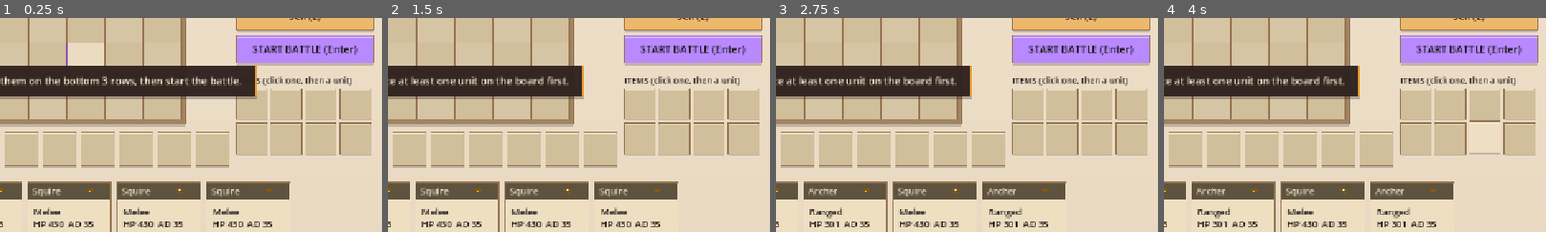
Above: before the commit, frames 1-4 (left to right).
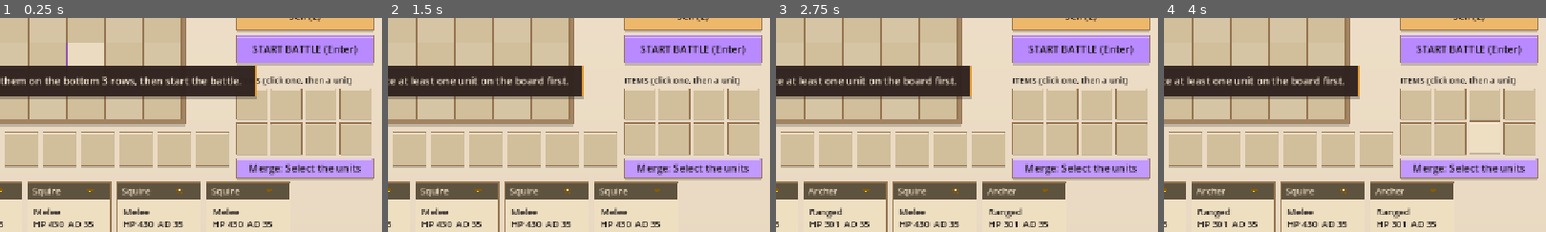
Above: after the commit, the same moments.

Repository: LionelBolling/Project-5
Game: Godot game, scene res://main.tscn
The game is run twice, just before and just after one commit, with the same random seed, the same clock (stepped at 60 frames per second) and the same inputs.
Inputs (mouse positions are % of the whole screen's width and height, from its top left):
- Up to frame 1 (0.25 s): no input
- Up to frame 2 (1.5 s): tap Enter at 0.5, 0.6 s; move the mouse to (72, 45) at 0.52 s; hold D 0.53-1.25 s; click (72, 45) at 0.67 s; tap Space at 0.77, 1.07, 1.25 s; tap E at 0.8 s; drag from (30, 55) to (45, 70) at 1.27 s
- Up to frame 3 (2.75 s): tap Enter at 2, 2.1 s; move the mouse to (60, 28) at 2.02 s; hold D from 2.03 s (still down); click (60, 28) at 2.17 s; tap E at 2.3 s
- Up to frame 4 (4 s): release D at 2.75 s; tap Space at 2.75, 3.77 s; drag from (45, 70) to (20, 35) at 2.77 s; move the mouse to (80, 65) at 3.52 s; tap E at 3.6 s; click (80, 65) at 3.67 s
The pictures show only the part of the screen within x 39-89%, y 35-85%; the shares and areas given below are measured in that part.

The runs differ from the first frame. In frame 1, 3.7% of the frame differs, in the area x 61-98%, y 65-76%; in frame 2, 3.7%; in frame 3, 3.7%; in frame 4, 3.7%.

Commit message:
Preview shop units and make merging optional

Diff:
--- a/docs/main.gd
+++ b/docs/main.gd
@@ -19,6 +19,11 @@
 const GUIDE_MODEL := Rect2(17, 317, 45, 58)
 const GUIDE_LINE := "Click a unit, then click a slot to move or swap it. Use the bottom three rows."
 const LOOT_WARNING_TIME := 0.9
+const MERGE_BUTTON := Rect2(900, 490, 230, 32)
+const MERGE_SELECT_PANEL := Rect2(430, 144, 420, 80)
+const MERGE_CONFIRM_PANEL := Rect2(430, 298, 420, 124)
+const MERGE_ACCEPT := Rect2(454, 376, 174, 32)
+const MERGE_CANCEL := Rect2(652, 376, 174, 32)
 const TIER_COL := [Color("8a7a5c"), Color("E69A2B"), Color("893BFF"), Color("D9381E"), Color("1A1617")]
 const DEFS := [["Squire",1,false],["Archer",1,true],["Knight",2,false],["Mage",2,true],
 	["Rogue",3,false],["Cleric",3,true],["Golem",4,false],["Witch",4,true],["Dragon",5,false],["Sage",5,true]]
@@ -180,6 +185,9 @@
 var sel = null
 var units := []
 var enemy_formation := []
+var selecting_merge := false
+var merge_locs := []
+var merge_hint := ""
 var texts := []
 var ctime := 0.0
 var qte = null
@@ -226,6 +234,9 @@
 	randomize()
 	hover_amounts[GUIDE_MODEL] = 0.0
 	hover_amounts[GUIDE_BUBBLE] = 0.0
+	hover_amounts[MERGE_BUTTON] = 0.0
+	hover_amounts[MERGE_ACCEPT] = 0.0
+	hover_amounts[MERGE_CANCEL] = 0.0
 	for i in 8:
 		bench.append(null)
 		hover_amounts[bench_rect(i)] = 0.0
@@ -381,12 +392,13 @@
 		var p = pool.pick_random()
 		shop.append({"n": p[0], "t": p[1], "r": p[2], "s": 1, "it": []})
 
-func start_prep():
+func start_prep(advance: bool):
 	if not locked:
 		roll_shop()
 		roll_item_shop()
 	locked = false
-	roll_enemy_formation()
+	if advance:
+		roll_enemy_formation()
 
 func loc_get(l):
 	if l[0] == "b": return bench[l[1]]
@@ -397,38 +409,48 @@
 	elif u == null: board.erase(l[1])
 	else: board[l[1]] = u
 
-func all_locs():
-	var a = []
-	for i in 8: a.append(["b", i])
-	for k in board.keys(): a.append(["g", k])
-	return a
-
-func merge():
-	var changed = true
-	while changed:
-		changed = false
-		var groups = {}
-		for l in all_locs():
-			var u = loc_get(l)
-			if u == null or u.s >= 3: continue
-			var key = u.n + str(u.s)
-			if not groups.has(key): groups[key] = []
-			groups[key].append(l)
-		for key in groups:
-			var ls = groups[key]
-			if ls.size() >= 3:
-				loc_get(ls[0]).s += 1
-				for j in [1, 2]:
-					for itn in loc_get(ls[j]).get("it", []):
-						if items_inv.size() < 8:
-							items_inv.append(itn)
-						else:
-							gold += 3
-					loc_set(ls[j], null)
-				sel = null
-				msg = "Star up!"
-				changed = true
-				break
+func set_merge_selection(active: bool):
+	selecting_merge = active
+	merge_locs.clear()
+	merge_hint = ""
+	if active:
+		sel = null
+		sel_item = -1
+
+func select_merge_unit(loc: Array):
+	var unit = loc_get(loc)
+	if unit == null:
+		return
+	if merge_locs.has(loc):
+		merge_locs.erase(loc)
+	elif unit.s >= 3:
+		merge_hint = "That unit is already at three stars."
+		return
+	elif not merge_locs.is_empty():
+		var first = loc_get(merge_locs[0])
+		if unit.n != first.n or unit.s != first.s:
+			merge_hint = "Choose units of the same type and star level."
+			return
+		merge_locs.append(loc)
+	else:
+		merge_locs.append(loc)
+	merge_hint = ""
+
+func confirm_merge():
+	if merge_locs.size() != 3:
+		return
+	var survivor = loc_get(merge_locs[0])
+	survivor.s += 1
+	for i in range(1, 3):
+		var loc = merge_locs[i]
+		for item in loc_get(loc).get("it", []):
+			if items_inv.size() < 8:
+				items_inv.append(item)
+			else:
+				gold += 3
+		loc_set(loc, null)
+	set_merge_selection(false)
+	msg = "%s upgraded to %d stars!" % [survivor.n, survivor.s]
 
 func sell_value(u): return u.t * int(pow(3, u.s - 1)) - (1 if u.s > 1 else 0)
 
@@ -445,6 +467,12 @@
 					break
 		click(e.position)
 	elif e is InputEventKey and e.pressed and not e.echo:
+		if selecting_merge:
+			if e.keycode == KEY_ESCAPE:
+				set_merge_selection(false)
+			elif e.keycode == KEY_ENTER:
+				confirm_merge()
+			return
 		match e.keycode:
 			KEY_SPACE: qte_press()
 			KEY_D: do_btn(0)
@@ -457,6 +485,25 @@
 		get_tree().reload_current_scene()
 		return
 	if phase != "prep": return
+	if MERGE_BUTTON.has_point(p):
+		animate_press(MERGE_BUTTON)
+		set_merge_selection(not selecting_merge)
+		return
+	if selecting_merge:
+		if merge_locs.size() == 3:
+			if MERGE_ACCEPT.has_point(p):
+				confirm_merge()
+			elif MERGE_CANCEL.has_point(p):
+				set_merge_selection(false)
+			return
+		for i in 8:
+			if bench_rect(i).has_point(p):
+				select_merge_unit(["b", i])
+				return
+		var cell := Vector2i(((Vector2(p) - BO) / CELL).floor())
+		if cell.x >= 0 and cell.x < COLS and cell.y >= 3 and cell.y < ROWS:
+			select_merge_unit(["g", cell])
+		return
 	if GUIDE_MODEL.has_point(p) or GUIDE_BUBBLE.has_point(p):
 		msg = GUIDE_LINE
 		return
@@ -576,7 +623,6 @@
 	gold -= c.t
 	bench[idx] = c.duplicate()
 	shop[i] = null
-	merge()
 
 func do_btn(i):
 	if phase != "prep": return
@@ -927,23 +973,27 @@
 		hp -= dmg
 		res += " (-%d HP)" % dmg
 	msg = "%s. +%d gold (5 base, %d interest, %d streak)." % [res, inc, interest, sb]
-	if cur_pve and win:
+	if win:
 		for e in units:
 			if e.team == 1 and orbs.size() < 3: orbs.append(e.pos)
 		if not orbs.is_empty():
 			loot_warning_time = LOOT_WARNING_TIME
 			msg += " Gold orbs incoming. Click to collect."
+	if cur_pve and win:
 		if items_inv.size() < 8:
 			var drop = ITEM_DB.keys().pick_random()
 			var drop_tier = 2 if (stage >= 7 and randf() < 0.25) else 1
 			items_inv.append({"n": drop, "t": drop_tier})
 			msg += " Found %s %s!" % [drop, "*".repeat(drop_tier)]
-	stage += 1
+	if win:
+		stage += 1
+	else:
+		msg += " Retry stage %d." % stage
 	if hp <= 0: phase = "over"
 	elif stage > 10: phase = "over"
 	else:
 		phase = "prep"
-		start_prep()
+		start_prep(win)
 
 # ---------- drawing ----------
 func T(p, s, size = 16, col = INK, w = -1.0, al = HORIZONTAL_ALIGNMENT_LEFT):
@@ -1168,7 +1218,7 @@
 			draw_rect(Rect2(px, c.y + 24, pip_sz, pip_sz), col)
 			draw_rect(Rect2(px, c.y + 24, pip_sz, pip_sz), INK, false, 1.0)
 
-func get_unit_hover_info(u, is_combat: bool = false, is_enemy: bool = false) -> Dictionary:
+func get_unit_hover_info(u, is_combat: bool = false, show_sell_value: bool = true) -> Dictionary:
 	var d = u.d if is_combat else u
 	var st = stats(d)
 	var title = "%s  (Tier %d %s)" % [d.n, d.t, "Ranged" if d.r else "Melee"]
@@ -1194,7 +1244,7 @@
 			var col = RARITY_COLS.get(rar, GOLD)
 			lines.append({"t": " • %s %s: %s" % [iname, "*".repeat(itier), get_it_desc(iname, itier)], "c": col})
 
-	if not is_combat and not is_enemy:
+	if not is_combat and show_sell_value:
 		lines.append({"t": "Sell Value: %d Gold" % sell_value(d), "c": Color("e69a2b")})
 
 	return {"title": title, "col": TIER_COL[clampi(d.t - 1, 0, 4)], "lines": lines}
@@ -1222,7 +1272,22 @@
 	var hover := hover_strength(bounds)
 	var r := animated_rect(bounds, 3.0)
 	draw_paper_panel(r, col.lightened(hover * 0.22).darkened(press_strength(bounds) * 0.14), PAPER_EDGE.lerp(INK, hover), 4.0 + hover * 2.0)
-	T(r.position + Vector2(0, 29), label, 17, INK, r.size.x, HORIZONTAL_ALIGNMENT_CENTER)
+	T(r.position + Vector2(0, r.size.y / 2.0 + 6), label, 17, INK, r.size.x, HORIZONTAL_ALIGNMENT_CENTER)
+
+func draw_merge_prompt():
+	if merge_locs.size() == 3:
+		draw_rect(get_viewport_rect(), Color(INK, 0.38))
+		var first = loc_get(merge_locs[0])
+		draw_paper_panel(MERGE_CONFIRM_PANEL, PAPER_HIGHLIGHT, PAPER_EDGE, 5.0)
+		T(MERGE_CONFIRM_PANEL.position + Vector2(0, 30), "Merge three %s units?" % first.n, 22, INK, 420, HORIZONTAL_ALIGNMENT_CENTER)
+		T(MERGE_CONFIRM_PANEL.position + Vector2(0, 56), "The first unit stays and gains a star.", 15, INK, 420, HORIZONTAL_ALIGNMENT_CENTER)
+		button(MERGE_ACCEPT, "Confirm merge", GOLD.lightened(0.3))
+		button(MERGE_CANCEL, "Cancel", KRAFT)
+	else:
+		draw_paper_panel(MERGE_SELECT_PANEL, PAPER_HIGHLIGHT, PAPER_EDGE, 5.0)
+		T(MERGE_SELECT_PANEL.position + Vector2(0, 30), "Select the units (%d/3)" % merge_locs.size(), 22, INK, 420, HORIZONTAL_ALIGNMENT_CENTER)
+		var hint := merge_hint if not merge_hint.is_empty() else "Choose three units of the same type and star level."
+		T(MERGE_SELECT_PANEL.position + Vector2(0, 58), hint, 15, INK, 420, HORIZONTAL_ALIGNMENT_CENTER)
 
 func draw_notification():
 	if notification_time <= 0.0 or phase == "over":
@@ -1297,7 +1362,7 @@
 
 	return {"title": title, "col": GOLD, "lines": lines}
 
-func draw_tooltip_box(pos: Vector2, title: String, title_col: Color, lines: Array):
+func draw_tooltip_box(pos: Vector2, title: String, title_col: Color, lines: Array, portrait = null):
 	var pad := 10.0
 	var font = ThemeDB.fallback_font
 	var title_sz := 15
@@ -1310,6 +1375,8 @@
 		if sz > max_w: max_w = sz
 	var box_w = maxf(240.0, max_w + pad * 2.0 + 12.0)
 	var box_h = pad * 2.0 + 18.0 + lines.size() * 18.0 + 8.0
+	if portrait != null:
+		box_w += 87.0
 
 	var bx = pos.x + 16.0
 	var by = pos.y + 16.0
@@ -1318,7 +1385,7 @@
 	if bx < 10.0: bx = 10.0
 	if by < 10.0: by = 10.0
 
-	var r = Rect2(bx, by, box_w, box_h)
+	var r := Rect2(bx, by, box_w, box_h)
 	draw_rect(Rect2(r.position + Vector2(4, 5), r.size), Color(0, 0, 0, 0.45))
 	draw_rect(r, Color("141112"))
 	draw_rect(r, title_col, false, 2)
@@ -1331,6 +1398,11 @@
 		var col = l.get("c", PARCH) if l is Dictionary else PARCH
 		T(r.position + Vector2(pad, y_off), txt, line_sz, col)
 		y_off += 18.0
+	if portrait != null:
+		var center := r.position + Vector2(box_w - 48.0, box_h * 0.5 + 12.0)
+		draw_circle(center, 32, Color(title_col, 0.22))
+		draw_fantasy_unit(center, portrait, 0, "idle", Time.get_ticks_msec() / 1000.0)
+		draw_unit_stars(center - Vector2(0, 30), portrait.s, 4.5)
 
 func _draw():
 	var top_paper := PARCH.lerp(PAPER_HIGHLIGHT, 0.32)
@@ -1351,6 +1423,8 @@
 			var hover := hover_strength(r)
 			draw_rect(r, base.lerp(PAPER_HIGHLIGHT, hover * 0.52).darkened(press_strength(r) * 0.14))
 			draw_rect(r, PAPER_EDGE.lerp(PURPLE, hover * 0.55), false, 1.0)
+			if merge_locs.has(["g", Vector2i(x, y)]):
+				draw_rect(r.grow(-2), PURPLE, false, 3.0)
 
 	if sel != null and sel[0] == "g":
 		draw_rect(Rect2(BO + Vector2(sel[1]) * CELL, Vector2(CELL, CELL)), PURPLE, false, 4)
@@ -1360,7 +1434,7 @@
 		var bounds = bench_rect(i)
 		var hover := hover_strength(bounds)
 		var r := animated_rect(bounds, 2.0)
-		var selected = sel != null and sel[0] == "b" and sel[1] == i
+		var selected = merge_locs.has(["b", i]) or (sel != null and sel[0] == "b" and sel[1] == i)
 		draw_paper_panel(r, KRAFT.lerp(PAPER_HIGHLIGHT, hover * 0.62), PURPLE if selected else PAPER_EDGE)
 		if selected:
 			draw_rect(r.grow(-2), PURPLE, false, 2)
@@ -1439,6 +1513,8 @@
 	# Buttons
 	for i in 5:
 		button(btn_rect(i), BTNS[i] + (" [ON]" if i == 1 and locked else ""), PURPLE.lightened(0.4) if i == 4 else GOLD.lightened(0.3))
+	if phase == "prep":
+		button(MERGE_BUTTON, "Cancel merge" if selecting_merge else "Merge: Select the units", PURPLE.lightened(0.48))
 
 	# HUD
 	var hud = ["STAGE %d / 10" % stage, "HP: %d" % hp, "Gold: %d  (interest +%d)" % [gold, mini(gold / 10, 5)],
@@ -1543,6 +1619,19 @@
 
 	# Tooltips & Hover cards (renders on top of everything)
 	var tip = null
+	if selecting_merge:
+		draw_merge_prompt()
+		return
+
+	if phase == "prep":
+		for i in shop.size():
+			if card_rect(i).has_point(mp) and shop[i] != null:
+				var offer = shop[i]
+				tip = get_unit_hover_info(offer, false, false)
+				tip.col = TIER_COL[offer.t - 1].lightened(0.47)
+				tip.lines.append({"t": "Cost: %d gold" % offer.t, "c": GOLD})
+				tip.portrait = offer
+				break
 
 	if phase == "prep" and sel_item >= 0 and sel_item < items_inv.size():
 		var s_it = items_inv[sel_item]
@@ -1606,7 +1695,7 @@
 		for enemy in enemy_formation:
 			var enemy_tile := Rect2(BO + enemy.pos * CELL, Vector2(CELL, CELL))
 			if enemy_tile.has_point(mp):
-				tip = get_unit_hover_info(enemy.d, false, true)
+				tip = get_unit_hover_info(enemy.d, false, false)
 				break
 
 	# Unit detail hover card (when no item is actively selected)
@@ -1652,6 +1741,6 @@
 				break
 
 	if tip != null:
-		draw_tooltip_box(mp, tip.title, tip.col, tip.lines)
+		draw_tooltip_box(mp, tip.title, tip.col, tip.lines, tip.get("portrait"))
 	if qte == null:
 		draw_notification()
